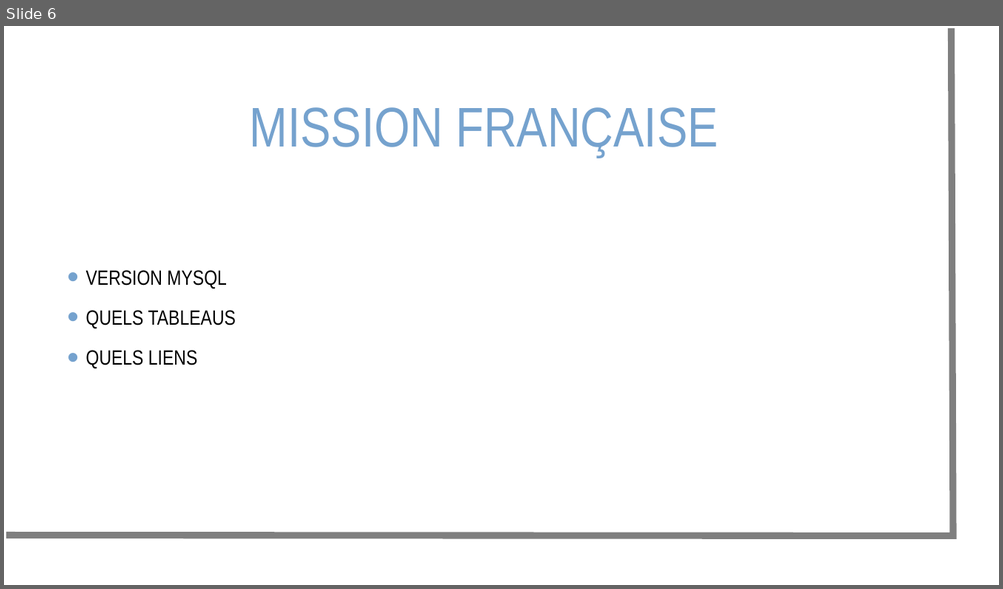
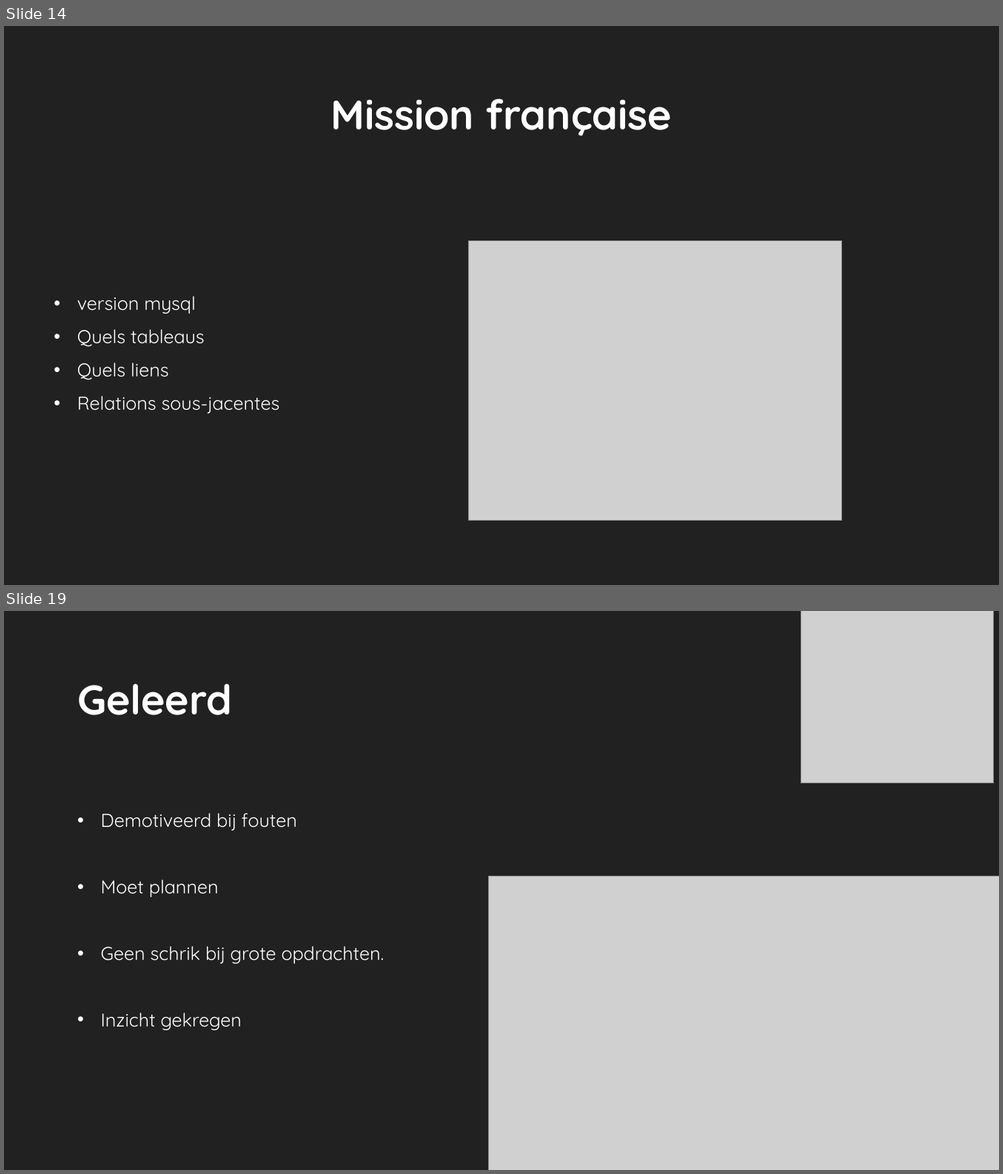
Before and after one commit to nuytsm/Gip-project-2021, a slide deck: Gip presentatie mvandenbroek.ppt. Shown one above the other, each under a label of ours: slide 6 before the commit, slides 14 and 19 after it; the slides between them are not shown. The pictures are 1003x589 and 1003x1174 pixels, drawn with LibreOffice and Linux fonts; fonts in the diff are those of the drawing; grey boxes stand for pictures; background and template pictures are left out. Boxes give left, top, right and bottom in pixels: in the first picture for what was removed or moved away, otherwise in the second. Text is boxed around its words. In the diff, an @@ line names an element or a change of style, - is before the commit and + after.

```diff
--- a/Gip presentatie mvandenbroek.ppt
+++ b/Gip presentatie mvandenbroek.ppt
@@ slide 19 added at bbox=[4, 611, 999, 1170], background #212121 @@
@@ picture added at bbox=[800, 611, 993, 783] @@
@@ title added at bbox=[77, 684, 232, 715], 40 pt, text #FEFEFE, bold @@
+Geleerd
@@ text added at bbox=[101, 813, 384, 1031], 18 pt, text #FFFFFF @@
+• Demotiveerd bij fouten
+• Moet plannen
+• Geen schrik bij grote opdrachten.
+• Inzicht gekregen
@@ picture added at bbox=[488, 877, 999, 1170] @@
@@ what was slide 6 is now slide 14 @@
@@ slide 14 changed as well @@
@@ background picture (left out) to #212121 @@
@@ freeform shape removed at bbox=[6, 28, 953, 536] @@
@@ title "Mission française" at bbox=[330, 99, 671, 136]: vertical alignment middle to bottom @@
@@ title at bbox=[330, 99, 671, 136]: text changed; size 54 to 40 pt; font Arial Narrow to Quicksand; text colour #75A2CE to #FEFEFE; bold on @@
-MISSION FRANÇAISE
+Mission française
@@ picture added at bbox=[469, 241, 841, 520] @@
@@ text at bbox=[77, 296, 280, 414]: text changed; size 20 to 18 pt; font Arial Narrow to Quicksand; text colour #000000 to #FFFFFF @@
-• VERSION MYSQL
-• QUELS TABLEAUS
-• QUELS LIENS
+• version mysql
+• Quels tableaus
+• Quels liens
+• Relations sous-jacentes
```
Also in this commit, not shown: 5 other slides changed, 15 other slides added, 2 slides removed, 8 other files.
